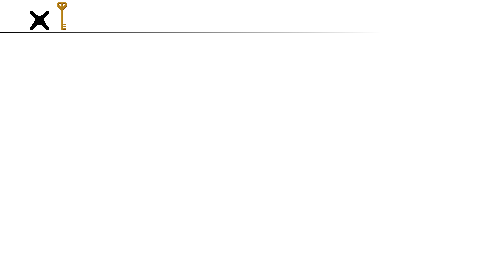
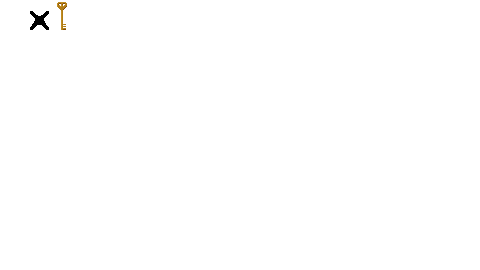
Two versions of the same layered image (480×270). Layer-by-layer changes:
hid "Background", painted on it over [0, 32, 378, 33]
